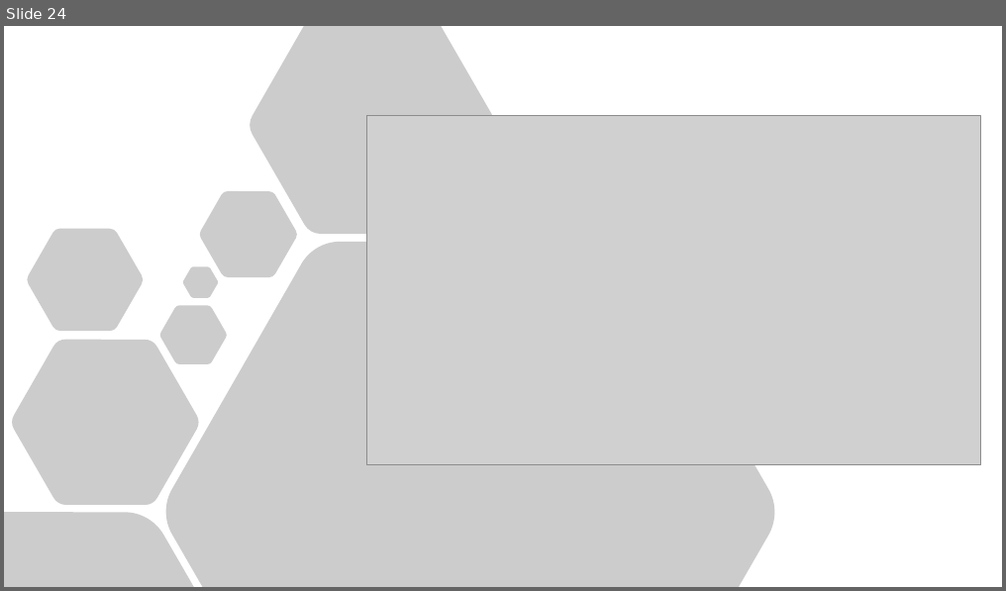
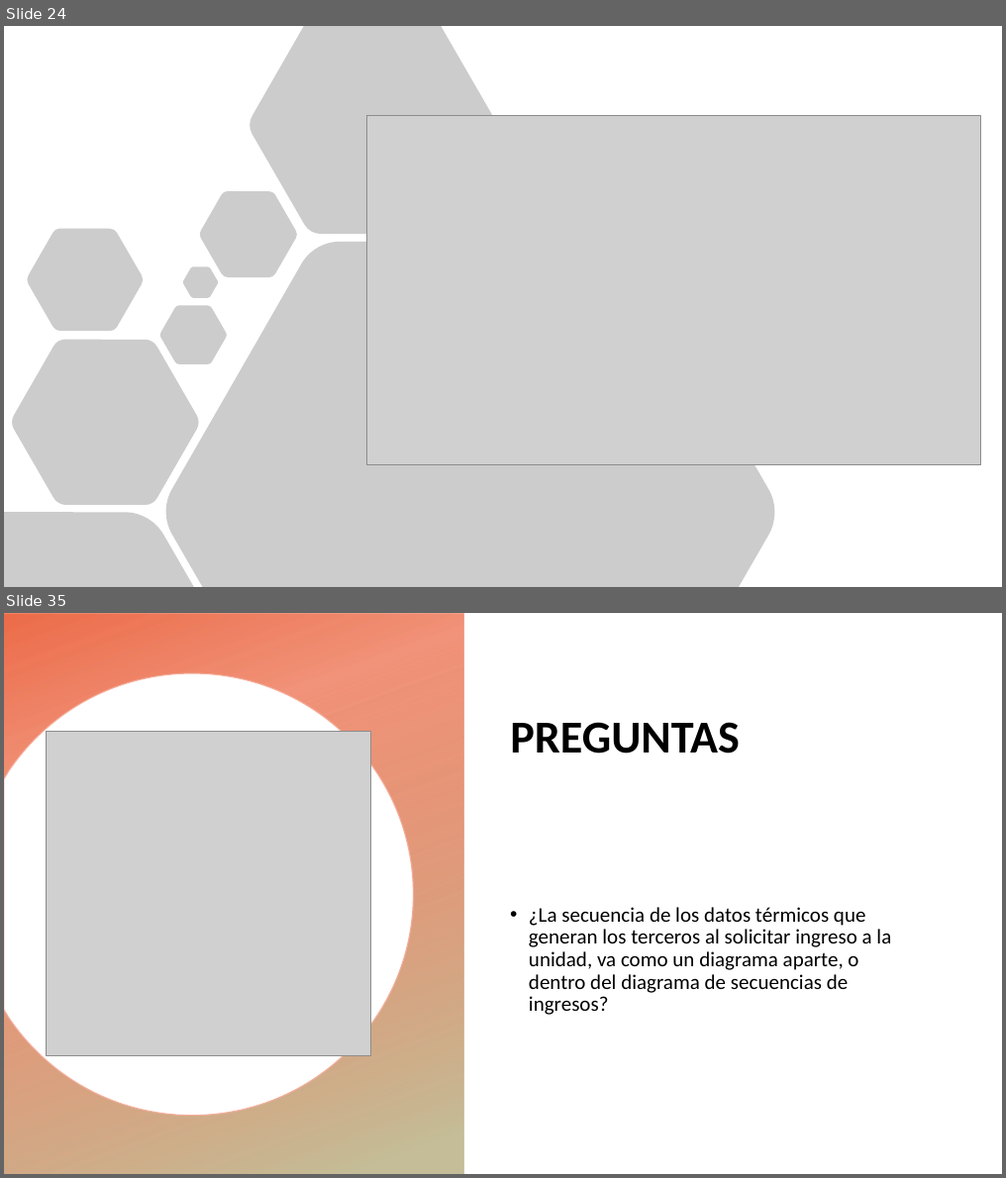
Before and after one commit to marianabetancur18/Ingenieria_Software, a slide deck: Semana 14-18 septiembre/Semana 4.pptx. Shown one above the other, each under a label of ours: slide 24 before the commit, slides 24 and 35 after it; the slides between them are not shown. The pictures are 1006x591 and 1006x1178 pixels, drawn with LibreOffice and Linux fonts; fonts in the diff are those of the drawing; grey boxes stand for pictures; background and template pictures are left out. Boxes give left, top, right and bottom in pixels: in the first picture for what was removed or moved away, otherwise in the second. Text is boxed around its words. In the diff, an @@ line names an element or a change of style, - is before the commit and + after.

```diff
--- a/Semana 14-18 septiembre/Semana 4.pptx
+++ b/Semana 14-18 septiembre/Semana 4.pptx
@@ slide 35 added at [4,613,1002,1174], background picture (left out) @@
@@ rectangle added at [4,613,463,1174], fill gradient #E84C22 to #C4BD97 @@
@@ freeform shape added at [4,673,414,1116], fill #FFFFFF, outline #D5D0B5 1 pt @@
@@ picture added at [46,731,371,1057] @@
@@ title added at [510,722,739,754], 44 pt, text #000000, bold @@
+PREGUNTAS
@@ text added at [529,907,891,1015], 20 pt, text #000000 @@
+• ¿La secuencia de los datos térmicos que generan los terceros al solicitar ingreso a la unidad, va como un diagrama aparte, o dentro del diagrama de secuencias de ingresos?
```
Also in this commit, not shown: 3 slides changed, 10 other slides added, 1 slide removed.
